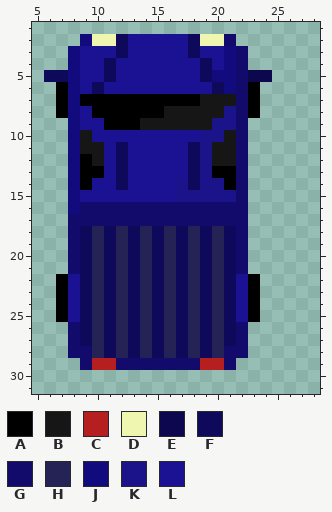
A pixel-art sprite gets an edit: Assets/Sprites/pickupTruck.png. Above is the file before it was changed.
The file is 32x32 pixels. Colours within 5 levels of each other are drawn and written as one. Shown: x 5..28, y 1..31.
Palette (. is transparent): A #000000  B #161616  C #b61f1f  D #eef6af  E #0c074e  F #0f095b  G #120b6c  H #252256  J #120b7d  K #1b138a  L #1a1193
Pixels before, first column x 6:
 2 ...JDDFLLLLLFDDG...
 3 ..JLLLFLLLLLFLLJG..
 4 ..JLLFLLLLLLLFLJG..
 5 FFJLLFLLLLLLLFJJGEE
 6 .AJLFLLLLLLLLLFJGA.
 7 .AJAAAAAAAAAABBBGA.
 8 .AJLAAAAAABBBBBKGA.
 9 ..JLLAAABBBBBBKKG..
10 ..JBLLLLLLLLLKKBG..
11 ..JBBLFLLLLLFKBBG..
12 ..JABLFLLLLLFKBBG..
13 ..JAALFLLLLLFKAAG..
14 ..JALLFLLLLKFKKAG..
15 ..JLLLLLLLLKKKKKG..
16 ..JGGGGGGGGGGGGGG..
17 ..GGGGGGGGGGGGGGG..
18 ..GFHFHFHFHFHFHFG..
19 ..GFHFHFHFHFHFHFG..
20 ..GFHFHFHFHFHFHFG..
21 ..GFHFHFHFHFHFHFG..
22 .ALFHFHFHFHFHFHFLA.
23 .ALFHFHFHFHFHFHFLA.
24 .ALFHFHFHFHFHFHFLA.
25 .ALFHFHFHFHFHFHFLA.
26 ..GFHFHFHFHFHFHFG..
27 ..GFHFHFHFHFHFHFG..
28 ..GGHFHFHFHFHFHGG..
29 ...GCCGGGGGGGCCG...
After the commit:
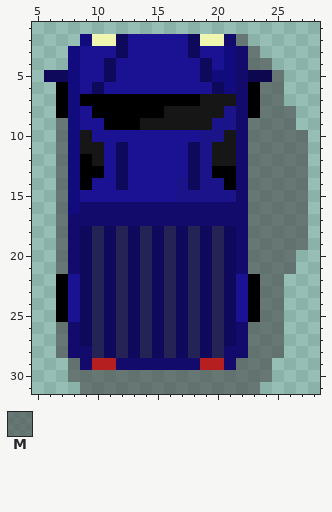
Colours new in this view: M #46464697
What changed:
y 2: x 22 . -> M
y 3: x 23 . -> M
y 4: x 23..24 .. -> MM
y 5: x 25 . -> M
y 6..7: x 24..25 .. -> MM
y 8: x 24..26 ... -> MMM
y 9: x 7 . -> M; x 23..26 .... -> MMMM
y 10..19: x 7 . -> M; x 23..27 ..... -> MMMMM
y 20..21: x 7 . -> M; x 23..26 .... -> MMMM
y 22..25: x 24..25 .. -> MM
y 26..28: x 7 . -> M; x 23..25 ... -> MMM
y 29: x 8 . -> M; x 22..24 ... -> MMM
y 30: x 8..24 ................. -> MMMMMMMMMMMMMMMMM
y 31: x 9..23 ............... -> MMMMMMMMMMMMMMM
